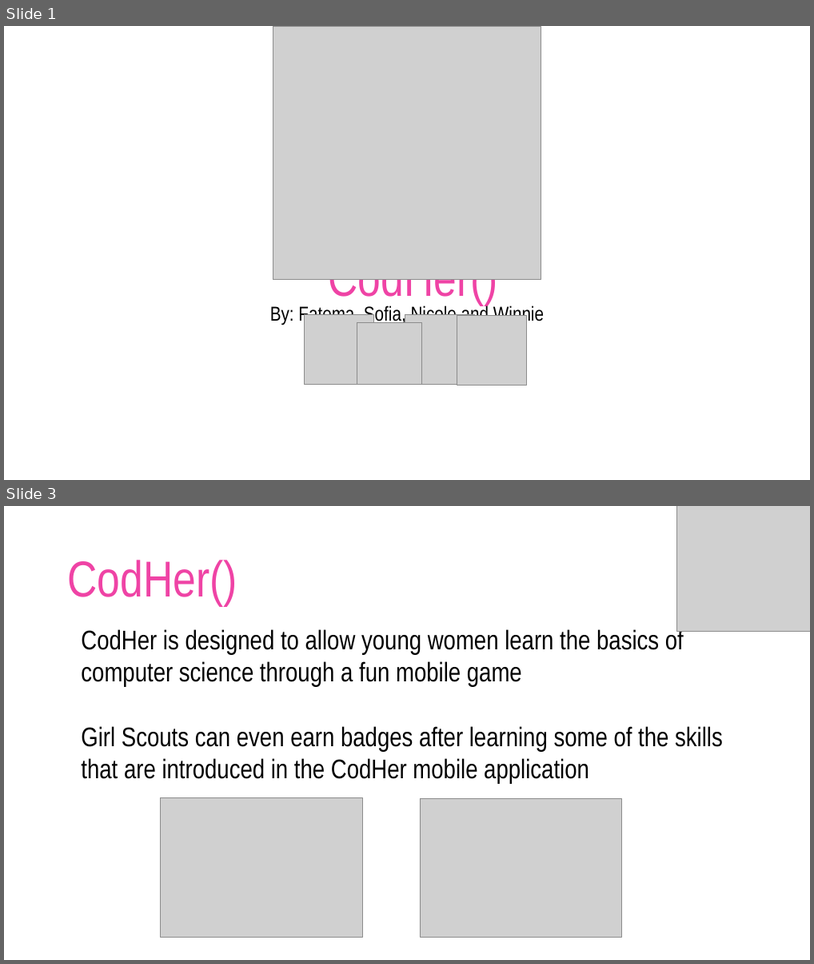
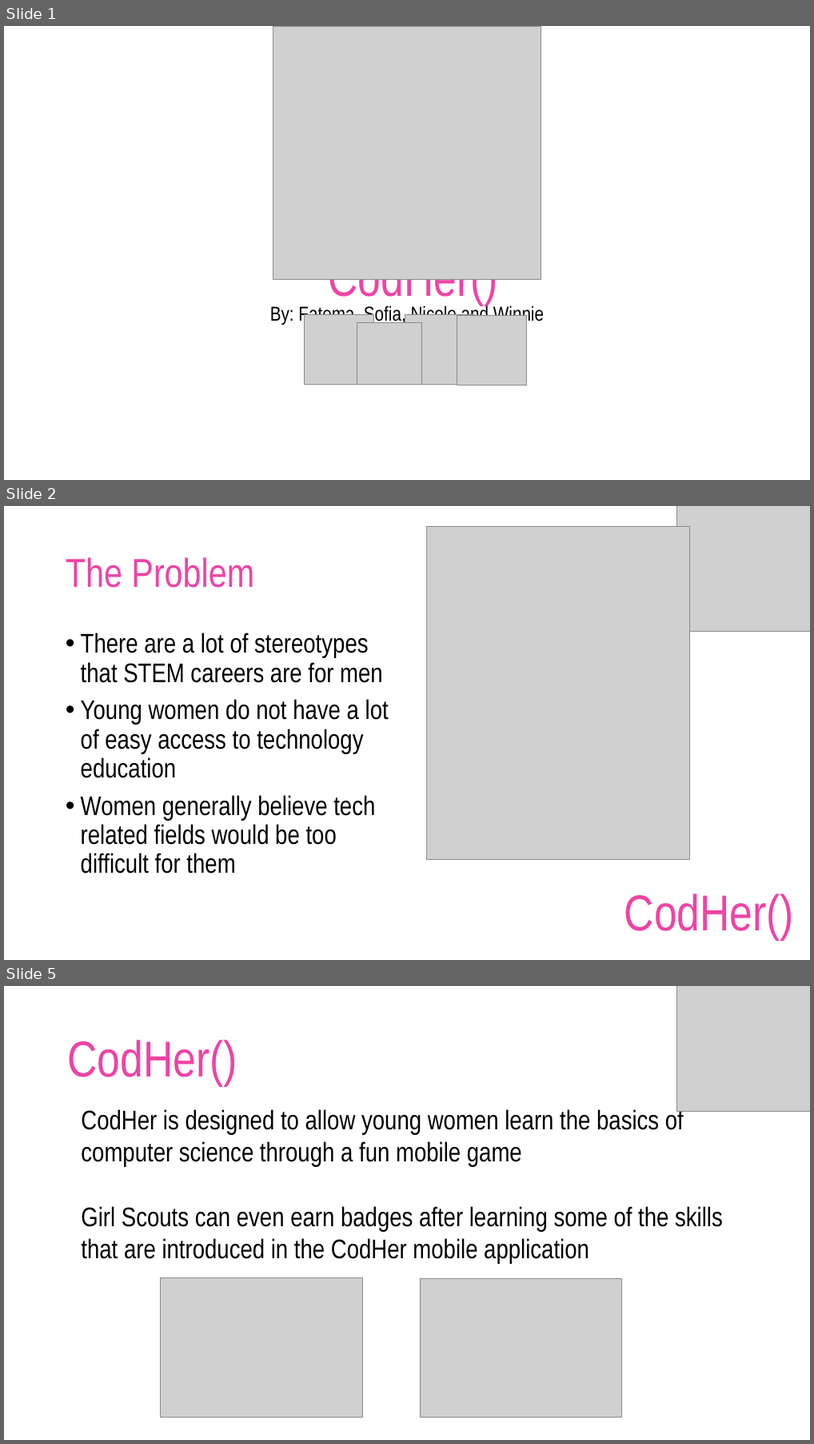
Before and after one commit to dashn98/SheInnovates19, a slide deck: SheInnovates19 Presentation.pptx. Shown one above the other, each under a label of ours: slides 1 and 3 before the commit, slides 1, 2 and 5 after it; the slides between them are not shown. The pictures are 814x964 and 814x1444 pixels, drawn with LibreOffice and Linux fonts; fonts in the diff are those of the drawing; grey boxes stand for pictures; background and template pictures are left out. Boxes give left, top, right and bottom in pixels: in the first picture for what was removed or moved away, otherwise in the second. Text is boxed around its words. In the diff, an @@ line names an element or a change of style, - is before the commit and + after.

```diff
--- a/SheInnovates19 Presentation.pptx
+++ b/SheInnovates19 Presentation.pptx
@@ slide 2 added at <box>4,506,810,960</box>, background picture (left out) @@
@@ picture added at <box>426,526,690,860</box> @@
@@ picture added at <box>678,506,810,632</box> @@
@@ title added at <box>66,557,254,588</box>, 48 pt, text #EF43A5 @@
+The Problem
@@ text added at <box>81,632,389,873</box>, 32 pt, text #000000 @@
+• There are a lot of stereotypes that STEM careers are for men
+• Young women do not have a lot of easy access to technology education
+• Women generally believe tech related fields would be too difficult for them
@@ text added at <box>625,893,794,940</box>, 60 pt, text #EF43A5 @@
+CodHer()
@@ what was slide 3 is now slide 5 @@
```
Also in this commit, not shown: 3 slides changed, 2 other slides added, 1 other file.
